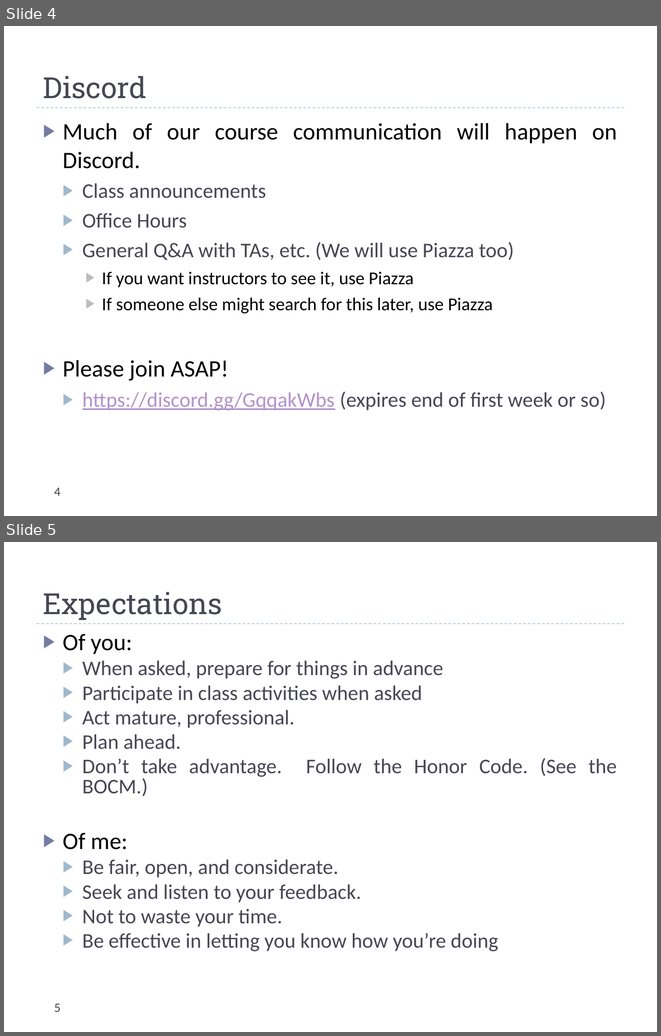
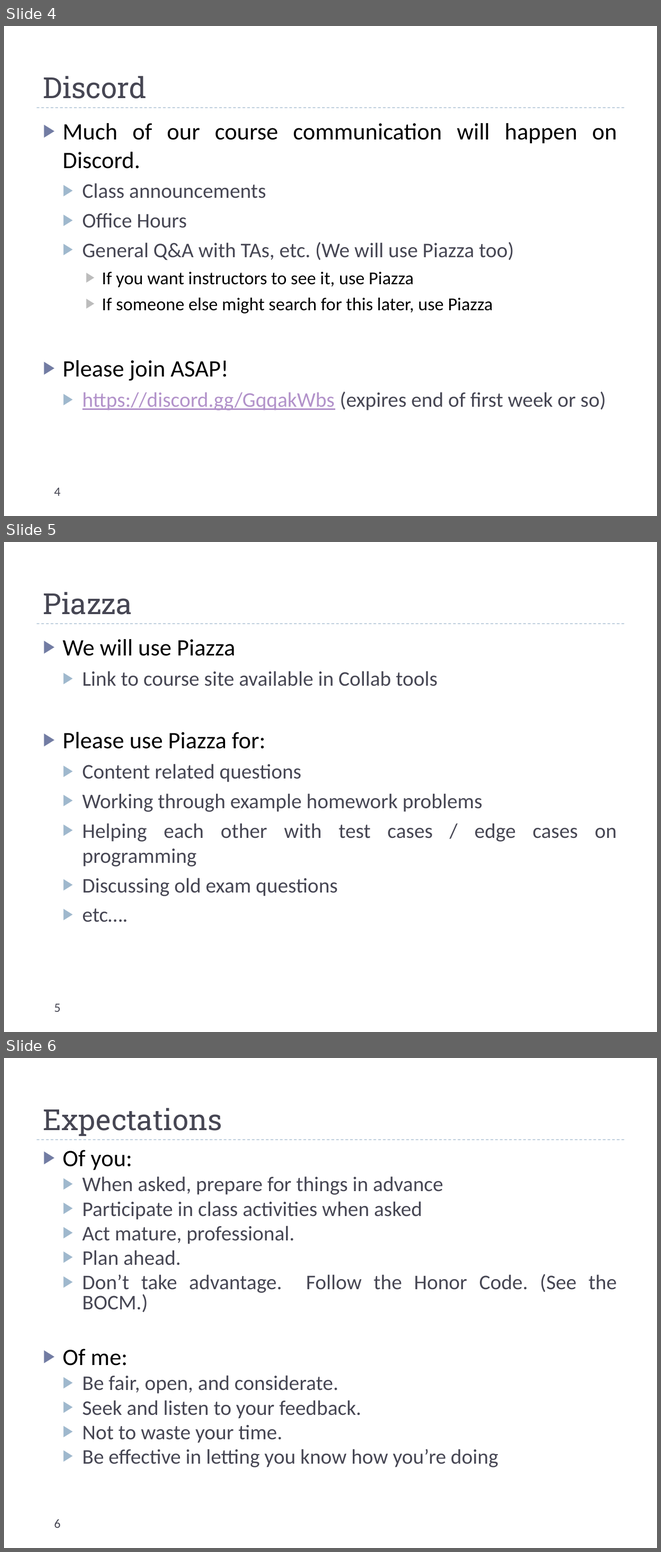
Before and after one commit to uva-cs/cs4102-f21, a slide deck: slides/courseintroduction.pptx. Shown one above the other, each under a label of ours: slides 4 and 5 before the commit, slides 4, 5 and 6 after it. The pictures are 661x1036 and 661x1552 pixels, drawn with LibreOffice and Linux fonts; fonts in the diff are those of the drawing. Boxes give left, top, right and bottom in pixels: in the first picture for what was removed or moved away, otherwise in the second. Text is boxed around its words. In the diff, an @@ line names an element or a change of style, - is before the commit and + after.

```diff
--- a/slides/courseintroduction.pptx
+++ b/slides/courseintroduction.pptx
@@ slide 5 added at box(4, 542, 657, 1032), background #FFFFFF; not listed: 1 template element that a slide beside it also shows @@
@@ title added at box(43, 592, 132, 615), 32 pt, text #464653 @@
+Piazza
@@ text added at box(63, 639, 617, 922), 23 pt, text #464653 @@
+▶ We will use Piazza
+  ▶ Link to course site available in Collab tools
+▶ Please use Piazza for:
+  ▶ Content related questions
+  ▶ Working through example homework problems
+  ▶ Helping each other with test cases / edge cases on programming
+  ▶ Discussing old exam questions
+  ▶ etc….
@@ page number added at box(54, 1003, 61, 1012), 14 pt, text #464653 @@
+5
@@ what was slide 5 is now slide 6 @@
@@ page number at box(54, 1519, 61, 1528): text changed @@
-5
+6
```
Also in this commit, not shown: 1 slide changed.
